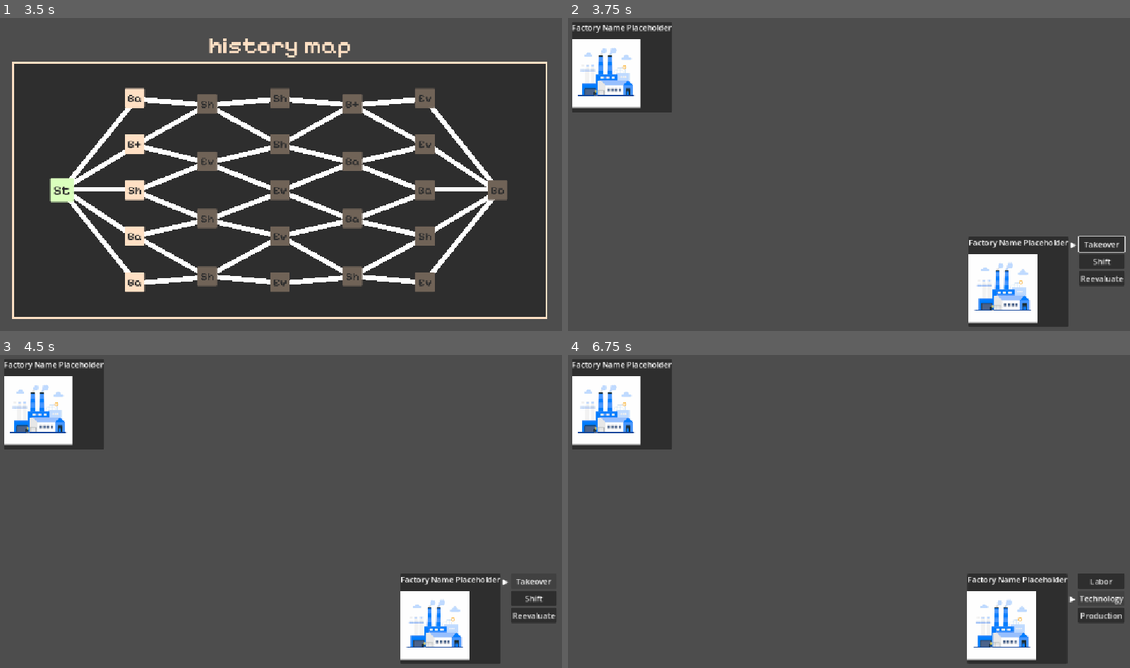
Above: before the commit, frames 1-4 (two rows, left to right).
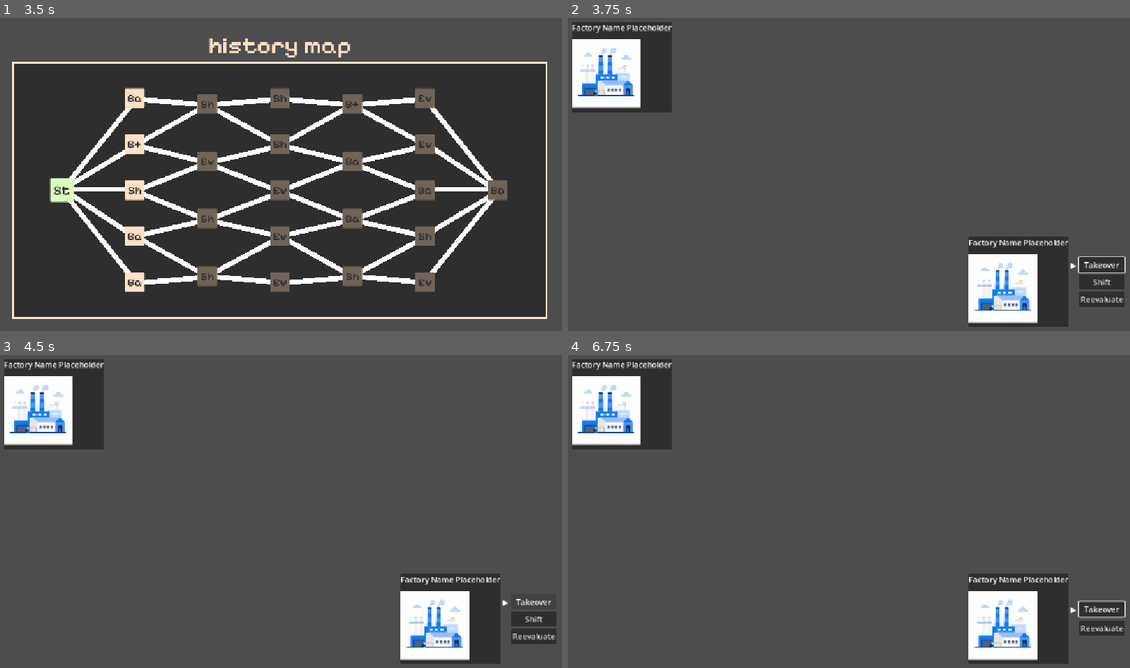
Above: after the commit, the same moments.

Repository: Joao1905/business-shift
Game: Godot game, scene res://systems/main/scenes/main.tscn
The game is run twice, just before and just after one commit, with the same random seed, the same clock (stepped at 60 frames per second) and the same inputs.
Inputs (mouse positions are in pixels of both pictures, inside the frame that each line leads up to):
- Up to frame 1 (3.5 s): click "New Game" at 0.5 s; click (281, 171) at 1.27 s; type "Alex" at 1.35 s; click "New Game" at 2 s; tap Enter at 2.75 s; move the mouse to (61, 190) at 2.77 s; click (61, 190) at 2.92 s
- Up to frame 2 (3.75 s): tap Space at 3.5 s; move the mouse to (702, 99) at 3.52 s; click (702, 99) at 3.67 s
- Up to frame 3 (4.5 s): click "Takeover" at 4.25 s
- Up to frame 4 (6.75 s): click "Shift" at 5 s; click "Labor" at 5.75 s; click (1101, 599) at 6.5 s, where only the run before the commit has a clickable "Technology"

Frame 1 is identical in both runs. In frame 2, 1.3% of the frame differs, in the area x 89-100%, y 69-93%; in frame 3, 0.9%; in frame 4, 1.7%, in the area x 70-100%, y 69-99%.

Commit message:
Implements factory stats as resources and dynamic menu

Diff:
--- a/systems/battle/scenes/battle.tscn
+++ b/systems/battle/scenes/battle.tscn
@@ -2,8 +2,11 @@
 
 [ext_resource type="Script" uid="uid://pmue2nibling" path="res://systems/battle/scripts/BattleController.gd" id="1_bi4tf"]
 [ext_resource type="PackedScene" uid="uid://b1xbbh8h3lie2" path="res://systems/battle/scenes/battle_renderer.tscn" id="1_jvcc5"]
+[ext_resource type="Script" uid="uid://cl0lw1v0v3ltc" path="res://systems/battle/scripts/BattleMenu.gd" id="3_3wv5h"]
 [ext_resource type="PackedScene" uid="uid://cp817ru7a0ay3" path="res://systems/ui/scenes/ui_menu.tscn" id="3_ge78g"]
 [ext_resource type="PackedScene" uid="uid://cvlpfufuq1ovv" path="res://systems/ui/scenes/ui_menu_option.tscn" id="4_ge78g"]
+
+[sub_resource type="Theme" id="Theme_3wv5h"]
 
 [node name="Battle" type="Control" unique_id=151884238]
 layout_mode = 3
@@ -49,29 +52,27 @@
 [node name="PlayerRenderer" parent="Player Margin/Player Block" unique_id=1615866662 instance=ExtResource("1_jvcc5")]
 layout_mode = 2
 
-[node name="PlayerBattleMenu" parent="Player Margin/Player Block" unique_id=1051973593 instance=ExtResource("3_ge78g")]
+[node name="BattleMenu" type="CenterContainer" parent="Player Margin/Player Block" unique_id=240150257]
 layout_mode = 2
+script = ExtResource("3_3wv5h")
 
-[node name="TakeoverOption" parent="Player Margin/Player Block/PlayerBattleMenu" unique_id=1094989470 instance=ExtResource("4_ge78g")]
+[node name="PlayerBattleMenu" parent="Player Margin/Player Block/BattleMenu" unique_id=1051973593 instance=ExtResource("3_ge78g")]
+unique_name_in_owner = true
+layout_mode = 2
+theme = SubResource("Theme_3wv5h")
+
+[node name="TakeoverOption" parent="Player Margin/Player Block/BattleMenu/PlayerBattleMenu" unique_id=1094989470 instance=ExtResource("4_ge78g")]
 layout_mode = 2
 text = "Takeover"
+color = Color(1, 1, 1, 1)
 
-[node name="ShiftOption" parent="Player Margin/Player Block/PlayerBattleMenu" unique_id=1431367241 instance=ExtResource("4_ge78g")]
+[node name="ShiftOption" parent="Player Margin/Player Block/BattleMenu/PlayerBattleMenu" unique_id=1431367241 instance=ExtResource("4_ge78g")]
+unique_name_in_owner = true
 layout_mode = 2
 text = "Shift"
+color = Color(1, 1, 1, 1)
 
-[node name="LaborOption" parent="Player Margin/Player Block/PlayerBattleMenu/ShiftOption" unique_id=959759254 instance=ExtResource("4_ge78g")]
-layout_mode = 2
-text = "Labor"
-
-[node name="TechnologyOption" parent="Player Margin/Player Block/PlayerBattleMenu/ShiftOption" unique_id=1671852715 instance=ExtResource("4_ge78g")]
-layout_mode = 2
-text = "Technology"
-
-[node name="ProductionOption" parent="Player Margin/Player Block/PlayerBattleMenu/ShiftOption" unique_id=1654066317 instance=ExtResource("4_ge78g")]
-layout_mode = 2
-text = "Production"
-
-[node name="ReevaluateOption" parent="Player Margin/Player Block/PlayerBattleMenu" unique_id=1668555479 instance=ExtResource("4_ge78g")]
+[node name="ReevaluateOption" parent="Player Margin/Player Block/BattleMenu/PlayerBattleMenu" unique_id=1668555479 instance=ExtResource("4_ge78g")]
 layout_mode = 2
 text = "Reevaluate"
+color = Color(1, 1, 1, 1)
--- /dev/null
+++ b/systems/battle/scripts/BattleMenu.gd
@@ -0,0 +1,16 @@
+extends Control
+
+@onready var player_battle_menu: UiMenu = %PlayerBattleMenu
+@onready var shift_option: UiMenuOption = %ShiftOption
+
+# Called when the node enters the scene tree for the first time.
+func _ready() -> void:
+	for data in FactoryStatsRegistry.entries:
+		var opt := UiMenuOption.create(data.label, data.color)
+		shift_option.add_child(opt)
+		opt.menu_option_selected.connect(_on_shift_option_selected.bind(data))
+
+func _on_shift_option_selected(data: FactoryStatsData) -> void:
+	GameData.factory.factory_model = data.type
+	shift_option.set_disabled(true)
+	player_battle_menu.reset()
--- /dev/null
+++ b/systems/main/scripts/core/FactoryStat_Labor.tres
@@ -0,0 +1,9 @@
+[gd_resource type="Resource" script_class="FactoryStatsData" format=3 uid="uid://3xr10txs0a2k"]
+
+[ext_resource type="Script" uid="uid://bhrd6bshm60yq" path="res://systems/main/scripts/core/FactoryStatsData.gd" id="1_43n0m"]
+
+[resource]
+script = ExtResource("1_43n0m")
+label = "Labor"
+color = Color(0.8901961, 0.09019608, 0.19607843, 1)
+metadata/_custom_type_script = "uid://bhrd6bshm60yq"
--- /dev/null
+++ b/systems/main/scripts/core/FactoryStat_Production.tres
@@ -0,0 +1,10 @@
+[gd_resource type="Resource" script_class="FactoryStatsData" format=3 uid="uid://btwo7ytrwwyda"]
+
+[ext_resource type="Script" uid="uid://bhrd6bshm60yq" path="res://systems/main/scripts/core/FactoryStatsData.gd" id="1_v4j30"]
+
+[resource]
+script = ExtResource("1_v4j30")
+kind = 2
+label = "Production"
+color = Color(0.8901961, 0.6627451, 0.09019608, 1)
+metadata/_custom_type_script = "uid://bhrd6bshm60yq"
--- /dev/null
+++ b/systems/main/scripts/core/FactoryStat_Technology.tres
@@ -0,0 +1,10 @@
+[gd_resource type="Resource" script_class="FactoryStatsData" format=3 uid="uid://b5xg7l6ot52lx"]
+
+[ext_resource type="Script" uid="uid://bhrd6bshm60yq" path="res://systems/main/scripts/core/FactoryStatsData.gd" id="1_43n0m"]
+
+[resource]
+script = ExtResource("1_43n0m")
+kind = 1
+label = "Technology"
+color = Color(0.8901961, 0.31764707, 0.09019608, 1)
+metadata/_custom_type_script = "uid://bhrd6bshm60yq"
--- /dev/null
+++ b/systems/main/scripts/core/FactoryStatsData.gd
@@ -0,0 +1,8 @@
+class_name FactoryStatsData
+extends Resource
+
+enum Type { LABOR, TECHNOLOGY, PRODUCTION }
+
+@export var type: Type
+@export var label: String = ""
+@export var color: Color = Color.WHITE
--- /dev/null
+++ b/systems/main/scripts/core/FactoryStatsRegistry.gd
@@ -0,0 +1,8 @@
+class_name FactoryStatsRegistry
+extends RefCounted
+
+static var entries: Array[FactoryStatsData] = [
+	preload("FactoryStat_Labor.tres"),
+	preload("FactoryStat_Technology.tres"),
+	preload("FactoryStat_Production.tres"),
+]
--- a/systems/main/scripts/model/Factory.gd
+++ b/systems/main/scripts/model/Factory.gd
@@ -3,7 +3,7 @@
 
 var factory_name: String = ""
 var factory_stats: FactoryStats = null
-var factory_model : FactoryStats.EStats = 0
+var factory_model : FactoryStatsData.Type = 0
 
 # Called when the node enters the scene tree for the first time.
 func _ready() -> void:
--- a/systems/main/scripts/model/FactoryStats.gd
+++ b/systems/main/scripts/model/FactoryStats.gd
@@ -1,14 +1,8 @@
 class_name FactoryStats
 extends RefCounted
 
-enum EStats {
-	Labor = 1,
-	Technology = 2,
-	Production = 3
-}
-
 var initialized: bool = false
-var stats : Dictionary[EStats, int]
+var stats : Dictionary[FactoryStatsData.Type, int]
 
 # Called when the node enters the scene tree for the first time.
 func _ready() -> void:
@@ -17,7 +11,7 @@
 static func initialize_stats(labor: int, technology: int, production: int) -> FactoryStats:
 	var statsObj = new()
 	statsObj.initialized = true
-	statsObj.stats[EStats.Labor] = labor
-	statsObj.stats[EStats.Technology] = technology
-	statsObj.stats[EStats.Production] = production
+	statsObj.stats[FactoryStatsData.Type.LABOR] = labor
+	statsObj.stats[FactoryStatsData.Type.TECHNOLOGY] = technology
+	statsObj.stats[FactoryStatsData.Type.PRODUCTION] = production
 	return statsObj
--- a/systems/title/scripts/TitleScreen.gd
+++ b/systems/title/scripts/TitleScreen.gd
@@ -20,7 +20,7 @@
 	GameData.factory = Factory.new()
 	GameData.factory.factory_name = factory_name
 	GameData.factory.factory_stats = FactoryStats.initialize_stats(10, 10, 10)
-	GameData.factory.factory_model = FactoryStats.EStats.Labor
+	GameData.factory.factory_model = FactoryStatsData.Type.LABOR
 
 	# Set Visible
 	factory_dialog.visible = false
--- a/systems/ui/scenes/ui_menu_option.tscn
+++ b/systems/ui/scenes/ui_menu_option.tscn
@@ -6,6 +6,7 @@
 offset_right = 25.0
 offset_bottom = 23.0
 script = ExtResource("1_6p5o5")
+color = null
 
 [node name="Components" type="HBoxContainer" parent="." unique_id=899418017]
 unique_name_in_owner = true
--- a/systems/ui/scripts/BaseUiMenu.gd
+++ b/systems/ui/scripts/BaseUiMenu.gd
@@ -11,10 +11,10 @@
 	pass
 
 func hide_siblings() -> void:
-	for child: CanvasItem in get_parent().find_children("*", "UiMenuOption", false):
+	for child: CanvasItem in get_parent().find_children("*", "UiMenuOption", false, false):
 		child.visible = false
 	self.visible = true
 
 func show_immediate_options() -> void:
-	for child: CanvasItem in find_children("*", "UiMenuOption", false):
+	for child: CanvasItem in find_children("*", "UiMenuOption", false, false):
 		child.visible = true
--- a/systems/ui/scripts/UiMenu.gd
+++ b/systems/ui/scripts/UiMenu.gd
@@ -5,6 +5,9 @@
 	visibility_changed.connect(_on_visibility_changed)
 
 func _on_visibility_changed() -> void:
+	reset()
+
+func reset() -> void:
 	# (Initialize) Hide everything, recursively
 	for node in find_children("*", "BaseUiMenu", true, false):
 		node.visible = false
--- a/systems/ui/scripts/UiMenuOption.gd
+++ b/systems/ui/scripts/UiMenuOption.gd
@@ -1,6 +1,14 @@
 @tool
 class_name UiMenuOption
 extends BaseUiMenu
+
+# Scene Factory
+const SCENE_PATH := "res://systems/ui/scenes/ui_menu_option.tscn"
+static func create(text: String, color: Color) -> UiMenuOption:
+	var menu_option := (load(SCENE_PATH) as PackedScene).instantiate() as UiMenuOption
+	menu_option.text = text
+	menu_option.color = color
+	return menu_option
 
 # Input text
 @export var text: String = "":
@@ -8,6 +16,12 @@
 		text = value
 		if is_node_ready():
 			button.text = text
+
+@export var color: Color = Color.WHITE:
+	set(value):
+		color = value
+		if is_node_ready():
+			_apply_color()
 
 # Retrieve element refs
 @onready var arrow : Label = %Arrow;
@@ -23,9 +37,13 @@
 	button.pressed.connect(_select_button_option)
 
 	# Arrow handling
+	_apply_color()
 	arrow.modulate.a = 0.0
 	button.focus_entered.connect(func(): arrow.modulate.a = 1.0)
 	button.focus_exited.connect(func(): arrow.modulate.a = 0.0)
+
+func _apply_color() -> void:
+	arrow.add_theme_color_override("font_color", color)
 
 func set_focused() -> void:
 	button.grab_focus()
@@ -57,3 +75,6 @@
 
 func hide_components() -> void:
 	%Components.visible = false
+
+func set_disabled(value: bool) -> void:
+	button.disabled = value  # greyed out via the theme, can't be pressed
Not shown, added: systems/battle/scripts/BattleMenu.gd.uid
Not shown, added: systems/main/scripts/core/FactoryStatsData.gd.uid
Not shown, added: systems/main/scripts/core/FactoryStatsRegistry.gd.uid
